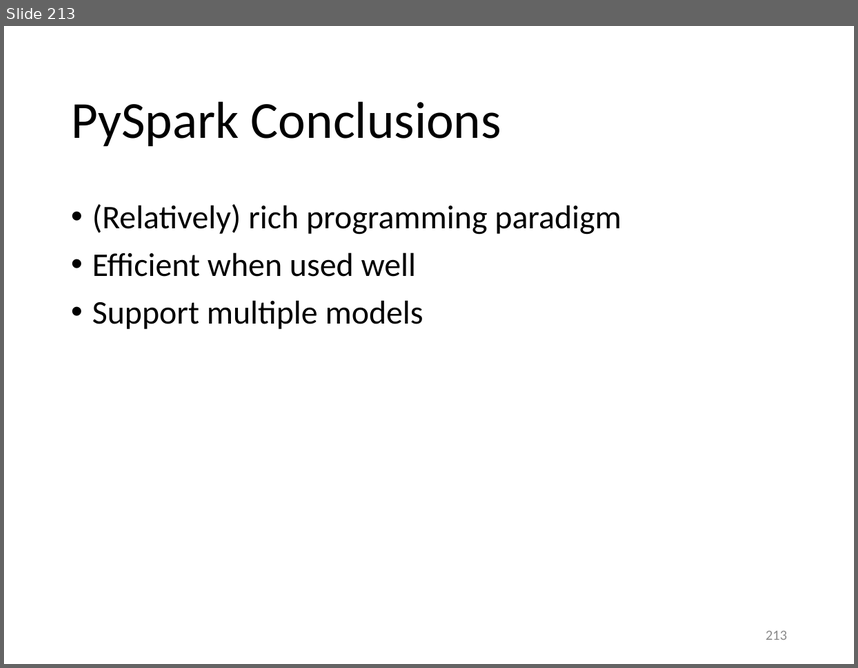
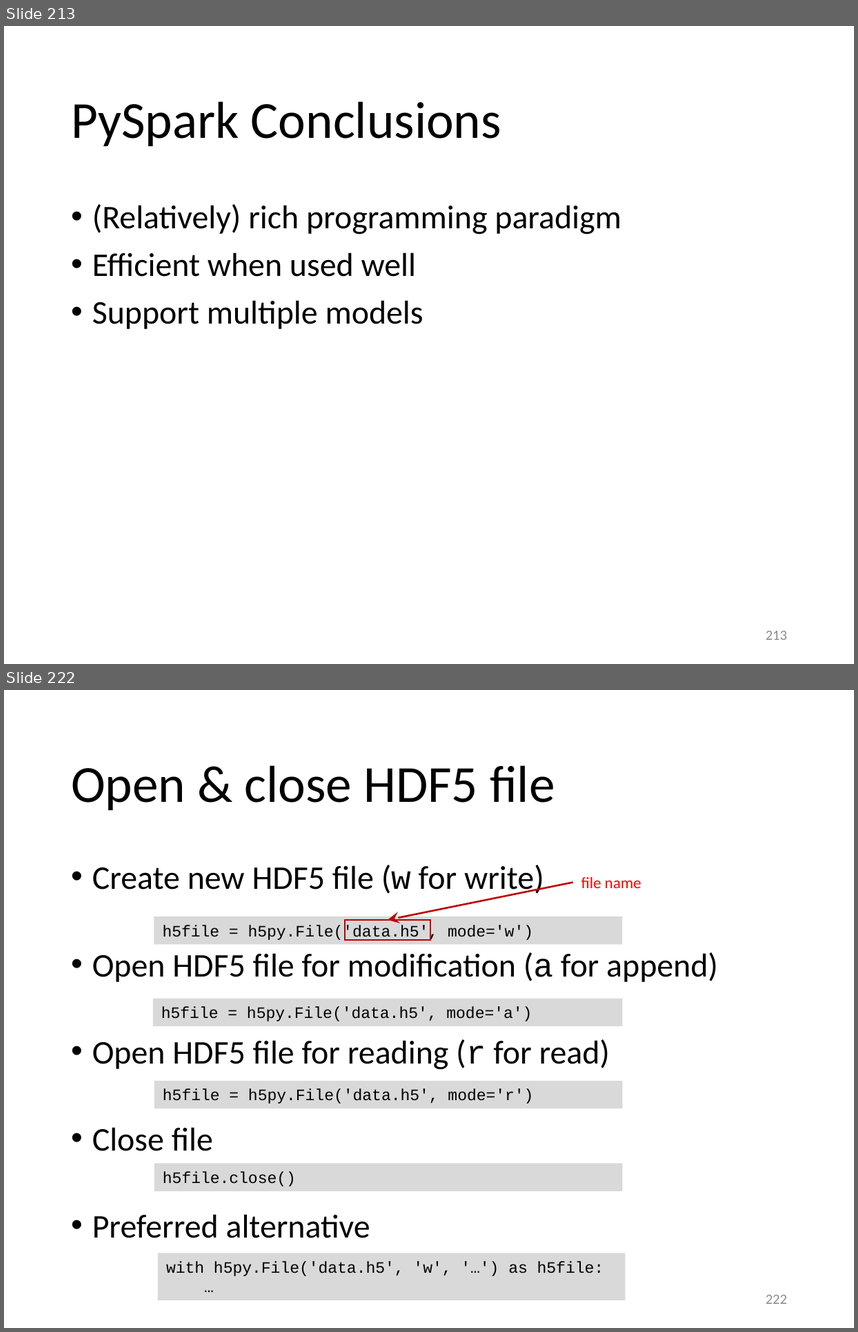
Before and after one commit to gjbex/Python-for-HPC, a slide deck: python_for_hpc.pptx. Shown one above the other, each under a label of ours: slide 213 before the commit, slides 213 and 222 after it; the slides between them are not shown. The pictures are 858x668 and 858x1332 pixels, drawn with LibreOffice and Linux fonts; fonts in the diff are those of the drawing. Boxes give left, top, right and bottom in pixels: in the first picture for what was removed or moved away, otherwise in the second. Text is boxed around its words. In the diff, an @@ line names an element or a change of style, - is before the commit and + after.

```diff
--- a/python_for_hpc.pptx
+++ b/python_for_hpc.pptx
@@ slide 222 added at box(4, 690, 854, 1328), background #FFFFFF @@
@@ title added at box(71, 765, 555, 810), 44 pt, text #000000 @@
+Open & close HDF5 file
@@ text added at box(92, 865, 718, 1238), 28 pt, text #000000 @@
+• Create new HDF5 file (w for write)
+• Open HDF5 file for modification (a for append)
+• Open HDF5 file for reading (r for read)
+• Close file
+• Preferred alternative
@@ arrow added from (573, 882) to (388, 920), #C00000 1.5 pt @@
@@ text added at box(582, 877, 642, 888), 13.5 pt, text #FF0000 @@
+file name
@@ rectangle added at box(154, 916, 622, 944), fill #D9D9D9, 13.5 pt, text #000000 @@
+h5file = h5py.File('data.h5', mode='w')
@@ rectangle added at box(345, 920, 430, 940), outline #C00000 1 pt @@
@@ rectangle added at box(153, 998, 623, 1027), fill #D9D9D9, 13.5 pt, text #000000 @@
+h5file = h5py.File('data.h5', mode='a')
@@ rectangle added at box(154, 1080, 623, 1108), fill #D9D9D9, 13.5 pt, text #000000 @@
+h5file = h5py.File('data.h5', mode='r')
@@ rectangle added at box(154, 1163, 623, 1191), fill #D9D9D9, 13.5 pt, text #000000 @@
+h5file.close()
@@ rectangle added at box(158, 1253, 626, 1301), fill #D9D9D9, 13.5 pt, text #000000 @@
+with h5py.File('data.h5', 'w', '…') as h5file:
+…
@@ page number added at box(766, 1294, 787, 1303), 12 pt, text #8C8C8C @@
+222
```
Also in this commit, not shown: 14 other slides added.
